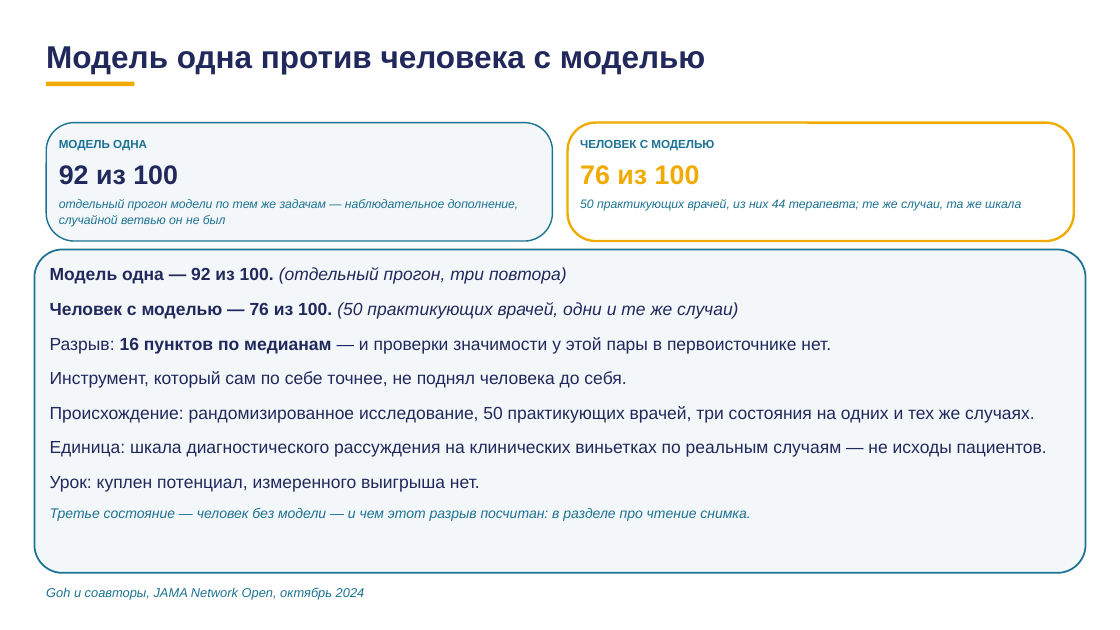
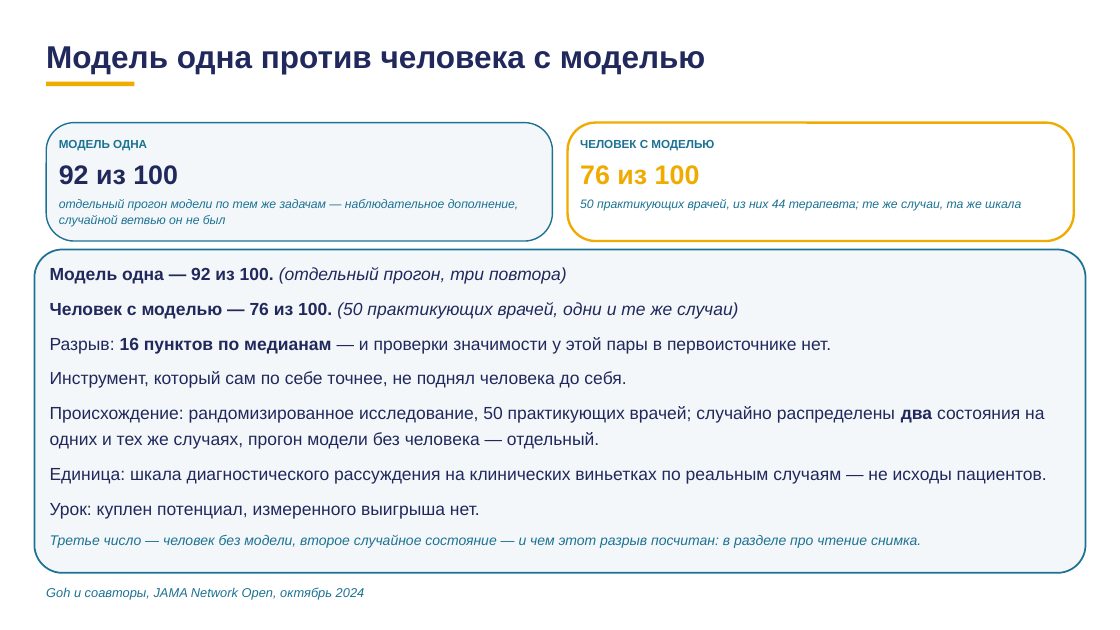
Before and after one commit to tellina-study/AI-usage-lessons, a slide deck: slide 4 of library/lectures/lec-07/rework/deck/lec-07-karkas.pptx. Drawn at 1120x630 pixels with LibreOffice and Linux fonts; fonts in the diff are those of the drawing. Boxes give left, top, right and bottom in pixels: in the first picture for what was removed or moved away, otherwise in the second. Text is boxed around its words. In the diff, an @@ line names an element or a change of style, - is before the commit and + after.

```diff
--- a/library/lectures/lec-07/rework/deck/lec-07-karkas.pptx
+++ b/library/lectures/lec-07/rework/deck/lec-07-karkas.pptx
@@ text at bbox=[50, 406, 1044, 449]: text changed @@
-Происхождение: рандомизированное исследование, 50 практикующих врачей, три состояния на одних и тех же случаях.
+Происхождение: рандомизированное исследование, 50 практикующих врачей; случайно распределены два состояния на одних и тех же случаях, прогон модели без человека — отдельный.
@@ text at bbox=[50, 535, 921, 548]: text changed @@
-Третье состояние — человек без модели — и чем этот разрыв посчитан: в разделе про чтение снимка.
+Третье число — человек без модели, второе случайное состояние — и чем этот разрыв посчитан: в разделе про чтение снимка.
```
Also in this commit, not shown: 1 other slide changed, 3 other files.
